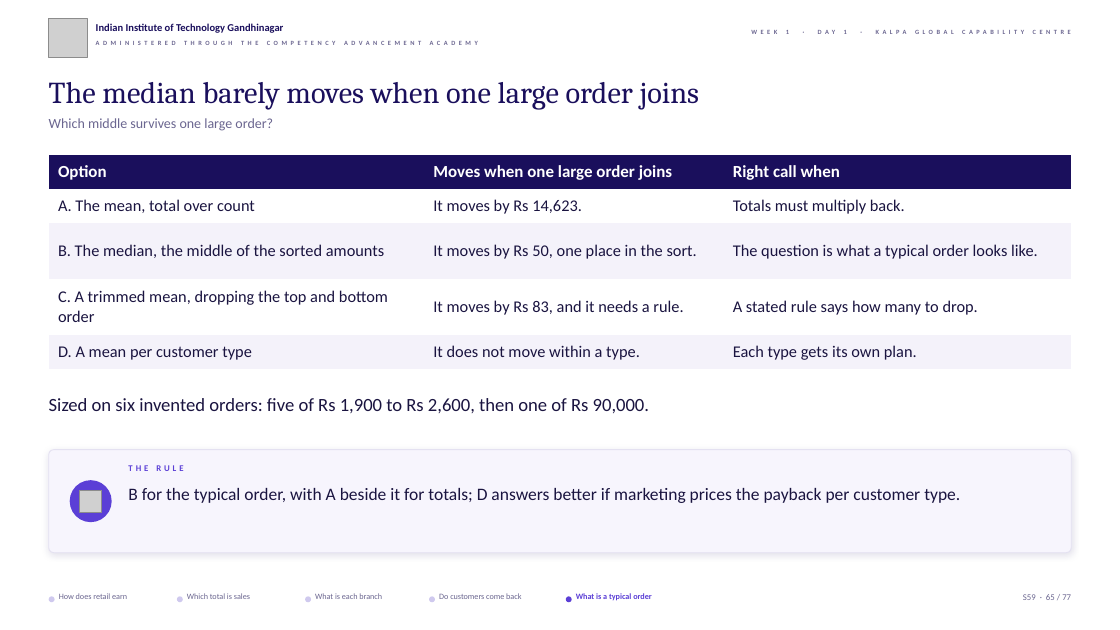
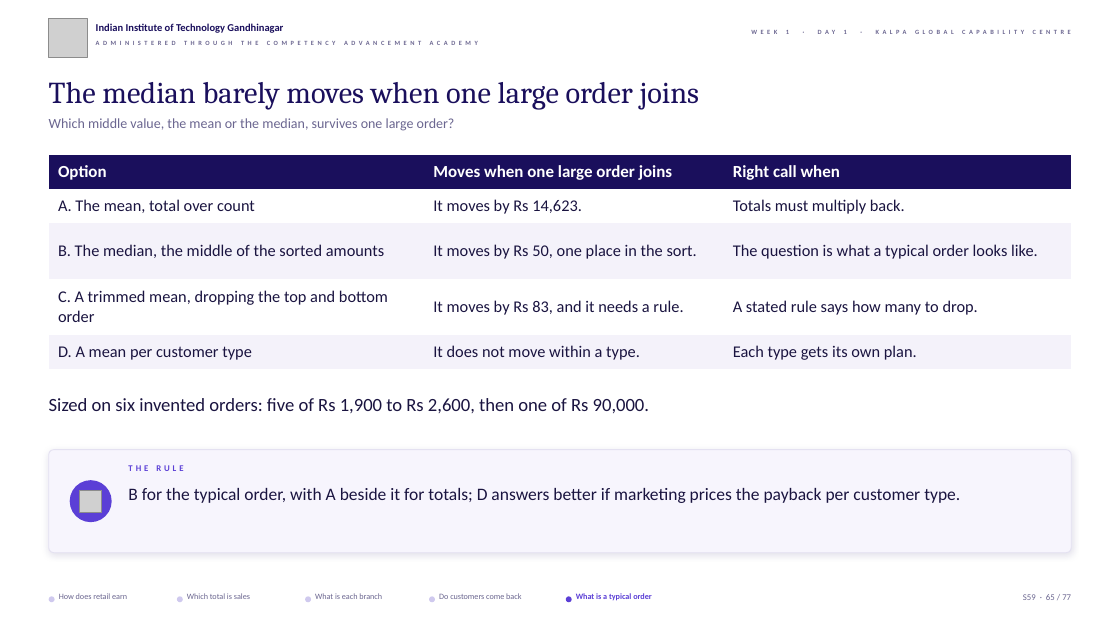
Before and after one commit to fde-academy-lab/c2-content-factory, a slide deck: slide 65 of content/W01/D1/slides/C2_W01_D01_half1_STUDENT.pptx. Drawn at 1120x630 pixels with LibreOffice and Linux fonts; fonts in the diff are those of the drawing; grey boxes stand for pictures; background and template pictures are left out. Boxes give left, top, right and bottom in pixels: in the first picture for what was removed or moved away, otherwise in the second. Text is boxed around its words. In the diff, an @@ line names an element or a change of style, - is before the commit and + after.

```diff
--- a/content/W01/D1/slides/C2_W01_D01_half1_STUDENT.pptx
+++ b/content/W01/D1/slides/C2_W01_D01_half1_STUDENT.pptx
@@ text at <box>49,118,455,131</box>: text changed @@
-Which middle survives one large order?
+Which middle value, the mean or the median, survives one large order?
```
Also in this commit, not shown: 11 other slides changed, 3 other files.
